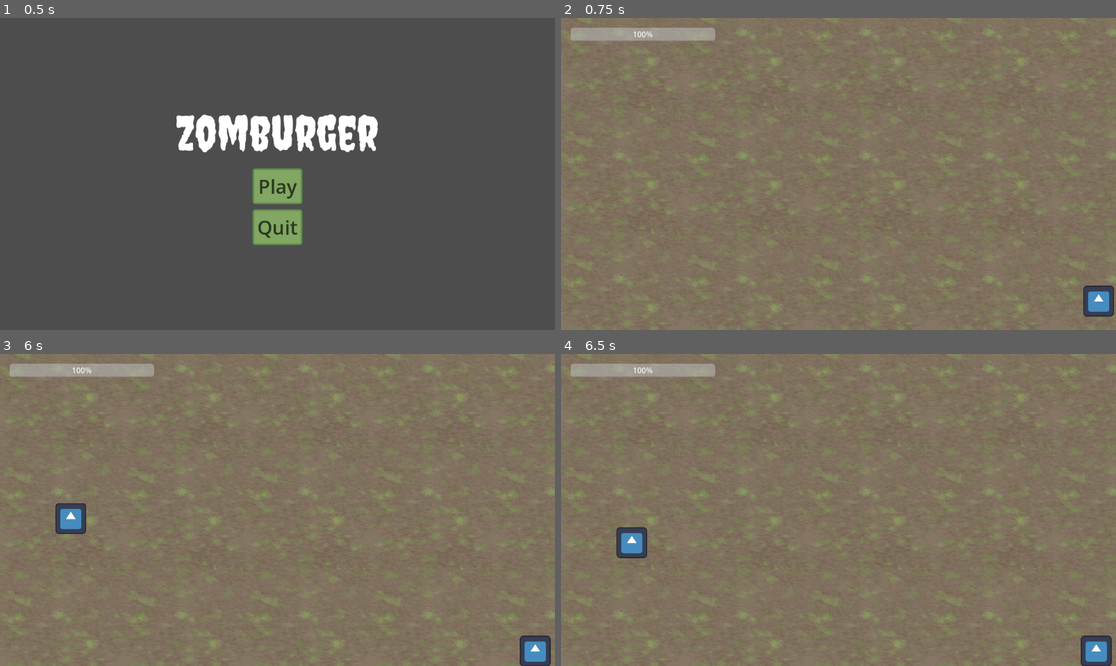
Above: before the commit, frames 1-4 (two rows, left to right).
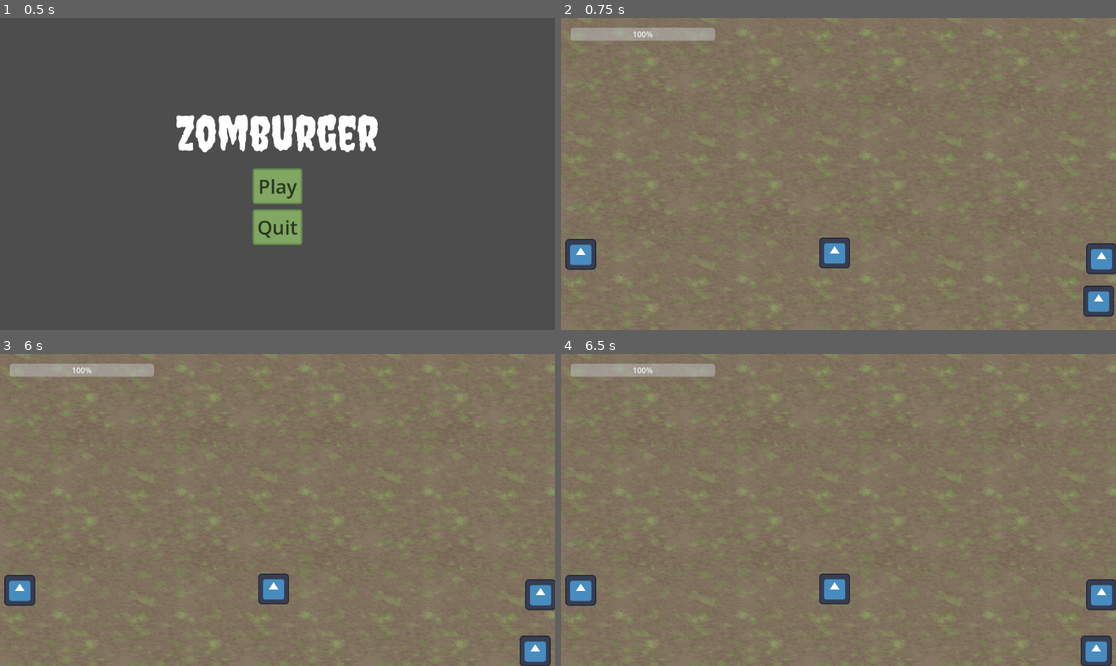
Above: after the commit, the same moments.

Repository: KeyraWebb/zomburger
Game: Godot game, scene res://Scenes/Menus/MainMenu.tscn
Same seed, same stepped clock (60 frames per second), same inputs: the game is played once before the commit and once after it. The engine's default icon, where the game draws it, is replaced by a stand-in: a white triangle on a blue panel in a dark square.
Inputs:
- Up to frame 1 (0.5 s): no input
- Up to frame 2 (0.75 s): click "Play" at 0.5 s
- Up to frame 3 (6 s): tap Enter at 1.25 s; hold D (Right) 1.28-2.03 s; hold E (Interact) 1.28-2.03 s; hold S (Down) 2.03-2.78 s; tap Space (Shoot) at 2.1, 3.6, 5.1 s; hold D (Right) 2.78-3.53 s; hold E (Interact) 2.78-3.53 s; hold W (Up) 3.53-4.28 s; hold E (Interact) 4.28-5.03 s; hold A (Left) 4.28-5.78 s; hold S (Down) from 5.78 s (still down); hold E (Interact) from 5.78 s (still down)
- Up to frame 4 (6.5 s): keep holding S (Down); keep holding E (Interact)

Frame 1 is identical in both runs. In frame 2, 1.6% of the frame differs, in the area x 0-100%, y 70-83%; in frame 3, 2.2%; in frame 4, 2.2%, in the area x 0-100%, y 55-83%.

Commit message:
feat(tower): create tower that fires at enemies

Diff:
--- a/Scenes/Objects/Bullet.tscn
+++ b/Scenes/Objects/Bullet.tscn
@@ -6,7 +6,9 @@
 [sub_resource type="RectangleShape2D" id="RectangleShape2D_uc8h8"]
 size = Vector2(12, 12)
 
-[node name="Bullet" type="Node2D" unique_id=1677826554]
+[node name="Bullet" type="AnimatableBody2D" unique_id=113293885]
+collision_layer = 8
+collision_mask = 0
 script = ExtResource("1_nl5gi")
 
 [node name="Sprite2D" type="Sprite2D" parent="." unique_id=1737327771]
@@ -14,10 +16,13 @@
 texture = ExtResource("1_ss5a3")
 
 [node name="Area2D" type="Area2D" parent="." unique_id=681550245]
-collision_layer = 4
+collision_layer = 0
 collision_mask = 2
 
 [node name="CollisionShape2D" type="CollisionShape2D" parent="Area2D" unique_id=788277296]
 shape = SubResource("RectangleShape2D_uc8h8")
 
+[node name="CollisionShape2D2" type="CollisionShape2D" parent="." unique_id=187716744]
+shape = SubResource("RectangleShape2D_uc8h8")
+
 [connection signal="body_entered" from="Area2D" to="." method="_on_area_2d_body_entered"]
--- /dev/null
+++ b/Scenes/Objects/TowerBullet.tscn
@@ -0,0 +1,28 @@
+[gd_scene format=3 uid="uid://dxiyi748rgjka"]
+
+[ext_resource type="Script" uid="uid://c0xbm3g65hqm8" path="res://Scenes/Objects/tower_bullet.gd" id="1_ywgjw"]
+[ext_resource type="Texture2D" uid="uid://1420o23pjpme" path="res://icon.svg" id="2_klf1g"]
+
+[sub_resource type="CircleShape2D" id="CircleShape2D_uc8h8"]
+radius = 7.0
+
+[node name="TowerBullet" type="AnimatableBody2D" unique_id=1526862289]
+collision_layer = 8
+collision_mask = 0
+script = ExtResource("1_ywgjw")
+
+[node name="CollisionShape2D" type="CollisionShape2D" parent="." unique_id=252682848]
+shape = SubResource("CircleShape2D_uc8h8")
+
+[node name="Sprite2D" type="Sprite2D" parent="." unique_id=1259958507]
+scale = Vector2(0.1, 0.1)
+texture = ExtResource("2_klf1g")
+
+[node name="Area2D" type="Area2D" parent="." unique_id=2085219117]
+collision_layer = 0
+collision_mask = 2
+
+[node name="CollisionShape2D2" type="CollisionShape2D" parent="Area2D" unique_id=521068473]
+shape = SubResource("CircleShape2D_uc8h8")
+
+[connection signal="body_entered" from="Area2D" to="." method="_on_area_2d_body_entered"]
--- /dev/null
+++ b/Scenes/Objects/tower.gd
@@ -0,0 +1,33 @@
+extends Node2D
+
+@export var damage = 10
+@export var fireSpeed = 5
+
+var fireTimer
+var target = []
+var bullet = load("res://Scenes/Objects/TowerBullet.tscn")
+
+# Called when the node enters the scene tree for the first time.
+func _ready() -> void:
+	fireTimer = fireSpeed
+
+# Called every frame. 'delta' is the elapsed time since the previous frame.
+func _process(delta: float) -> void:
+	fireTimer -= delta
+	if fireTimer <= 0 && !target.is_empty():
+		fire()
+
+#spawns and aims bullet
+func fire():
+	var newBullet = bullet.instantiate()
+	self.add_child(newBullet)
+	newBullet.global_position = global_position
+	newBullet.velocity = (global_position.direction_to(target.front().global_position)) #aims in direction of target
+	newBullet.damage = damage
+	fireTimer = fireSpeed
+
+func _on_area_2d_body_entered(body: Node2D) -> void:
+	target.append(body)
+
+func _on_area_2d_body_exited(body: Node2D) -> void:
+	target.erase(body) #removes target when gone
--- /dev/null
+++ b/Scenes/Objects/tower.tscn
@@ -0,0 +1,24 @@
+[gd_scene format=3 uid="uid://52fkv42x4vt0"]
+
+[ext_resource type="Script" uid="uid://crkkncxgst8fn" path="res://Scenes/Objects/tower.gd" id="1_l16yg"]
+[ext_resource type="Texture2D" uid="uid://1420o23pjpme" path="res://icon.svg" id="2_pfks8"]
+
+[sub_resource type="CircleShape2D" id="CircleShape2D_jgsqw"]
+radius = 322.01865
+
+[node name="Tower" type="Node2D" unique_id=1821201074]
+script = ExtResource("1_l16yg")
+
+[node name="Sprite2D" type="Sprite2D" parent="." unique_id=961425468]
+scale = Vector2(0.5, 0.5)
+texture = ExtResource("2_pfks8")
+
+[node name="Area2D" type="Area2D" parent="." unique_id=819591109]
+collision_layer = 0
+collision_mask = 2
+
+[node name="CollisionShape2D" type="CollisionShape2D" parent="Area2D" unique_id=1291241731]
+shape = SubResource("CircleShape2D_jgsqw")
+
+[connection signal="body_entered" from="Area2D" to="." method="_on_area_2d_body_entered"]
+[connection signal="body_exited" from="Area2D" to="." method="_on_area_2d_body_exited"]
--- /dev/null
+++ b/Scenes/Objects/tower_bullet.gd
@@ -0,0 +1,13 @@
+extends Node2D
+
+var damage = 0
+var velocity = Vector2.ZERO
+@export var speed = 500
+
+
+func _physics_process(delta: float) -> void:
+	translate(velocity * speed * delta) #move in direction shot
+
+func _on_area_2d_body_entered(body: Node2D) -> void:
+	body.Hit(damage)
+	queue_free()
--- a/Scenes/zombie_attack_line.gd
+++ b/Scenes/zombie_attack_line.gd
@@ -27,6 +27,8 @@
 	damageArea.transform = Vector2(damageArea.transform.x, yLength - damageAreaShape.shape.size.y)
 	Vector2()
 
-
 func _on_location_change_zone_body_entered(body: Node2D) -> void:
 	body.switchCam("diner")
+
+func _on_bullet_despawn_body_entered(body: Node2D) -> void:
+	body.queue_free()
--- a/Scenes/zombie_attack_line.tscn
+++ b/Scenes/zombie_attack_line.tscn
@@ -5,6 +5,7 @@
 [ext_resource type="Texture2D" uid="uid://dlxf8inqkxo8s" path="res://Assets/backgrounds/groundsmall.png" id="2_wcgpt"]
 [ext_resource type="PackedScene" uid="uid://dkee7jpjl0upb" path="res://Scenes/Enemies/zombie.tscn" id="3_e7vvl"]
 [ext_resource type="Script" uid="uid://cgb675jtr2d2" path="res://Scenes/damage_area.gd" id="4_uki52"]
+[ext_resource type="PackedScene" uid="uid://52fkv42x4vt0" path="res://Scenes/Objects/tower.tscn" id="6_6f8h1"]
 
 [sub_resource type="SegmentShape2D" id="SegmentShape2D_pwvwa"]
 a = Vector2(50, 0)
@@ -21,6 +22,12 @@
 
 [sub_resource type="RectangleShape2D" id="RectangleShape2D_6f8h1"]
 size = Vector2(50, 150)
+
+[sub_resource type="RectangleShape2D" id="RectangleShape2D_uc8h8"]
+size = Vector2(1341, 79)
+
+[sub_resource type="RectangleShape2D" id="RectangleShape2D_an8jd"]
+size = Vector2(73, 886.5)
 
 [node name="ZombieAttackLine" type="Node2D" unique_id=1331748097 node_paths=PackedStringArray("spawnPos")]
 script = ExtResource("1_u854o")
@@ -83,5 +90,32 @@
 [node name="SpawnPos" type="Node2D" parent="." unique_id=1613829850]
 position = Vector2(1116, 588)
 
+[node name="Tower" parent="." unique_id=1821201074 instance=ExtResource("6_6f8h1")]
+position = Vector2(41, 491)
+
+[node name="Tower2" parent="." unique_id=104968494 instance=ExtResource("6_6f8h1")]
+position = Vector2(568, 488)
+
+[node name="Tower3" parent="." unique_id=194325628 instance=ExtResource("6_6f8h1")]
+position = Vector2(1122, 500)
+
+[node name="BulletDespawn" type="Area2D" parent="." unique_id=1048187144]
+position = Vector2(-33, -733)
+collision_layer = 0
+collision_mask = 8
+
+[node name="CollisionShape2D" type="CollisionShape2D" parent="BulletDespawn" unique_id=947856283]
+position = Vector2(593, -246)
+shape = SubResource("RectangleShape2D_uc8h8")
+
+[node name="CollisionShape2D2" type="CollisionShape2D" parent="BulletDespawn" unique_id=1983252188]
+position = Vector2(-114.5, 241.75)
+shape = SubResource("RectangleShape2D_an8jd")
+
+[node name="CollisionShape2D3" type="CollisionShape2D" parent="BulletDespawn" unique_id=350552300]
+position = Vector2(1300, 241.75)
+shape = SubResource("RectangleShape2D_an8jd")
+
 [connection signal="body_entered" from="DamageArea" to="DamageArea" method="_on_body_entered"]
 [connection signal="body_entered" from="Location change zone" to="." method="_on_location_change_zone_body_entered"]
+[connection signal="body_entered" from="BulletDespawn" to="." method="_on_bullet_despawn_body_entered"]
--- a/project.godot
+++ b/project.godot
@@ -66,3 +66,10 @@
 , Object(InputEventJoypadMotion,"resource_local_to_scene":false,"resource_name":"","device":-1,"axis":5,"axis_value":1.0,"script":null)
 ]
 }
+
+[layer_names]
+
+2d_physics/layer_1="Environment"
+2d_physics/layer_2="Enemies"
+2d_physics/layer_3="Player"
+2d_physics/layer_4="bullets"
Not shown, added: Scenes/Objects/tower.gd.uid
Not shown, added: Scenes/Objects/tower_bullet.gd.uid
